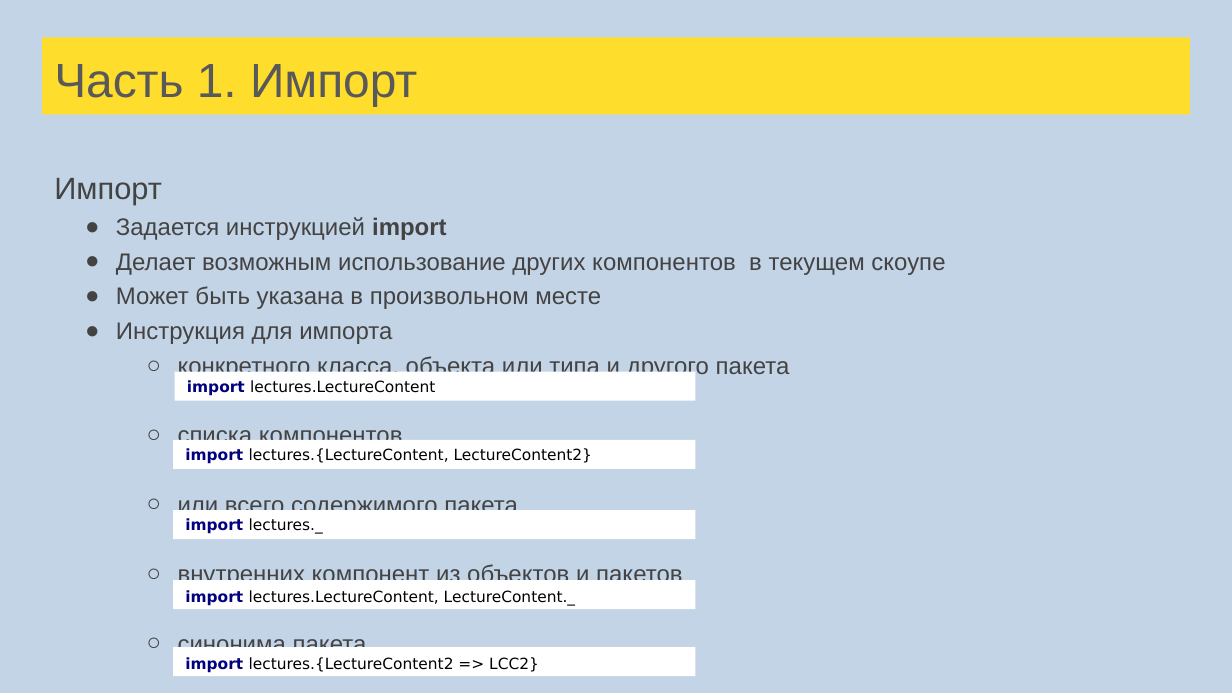
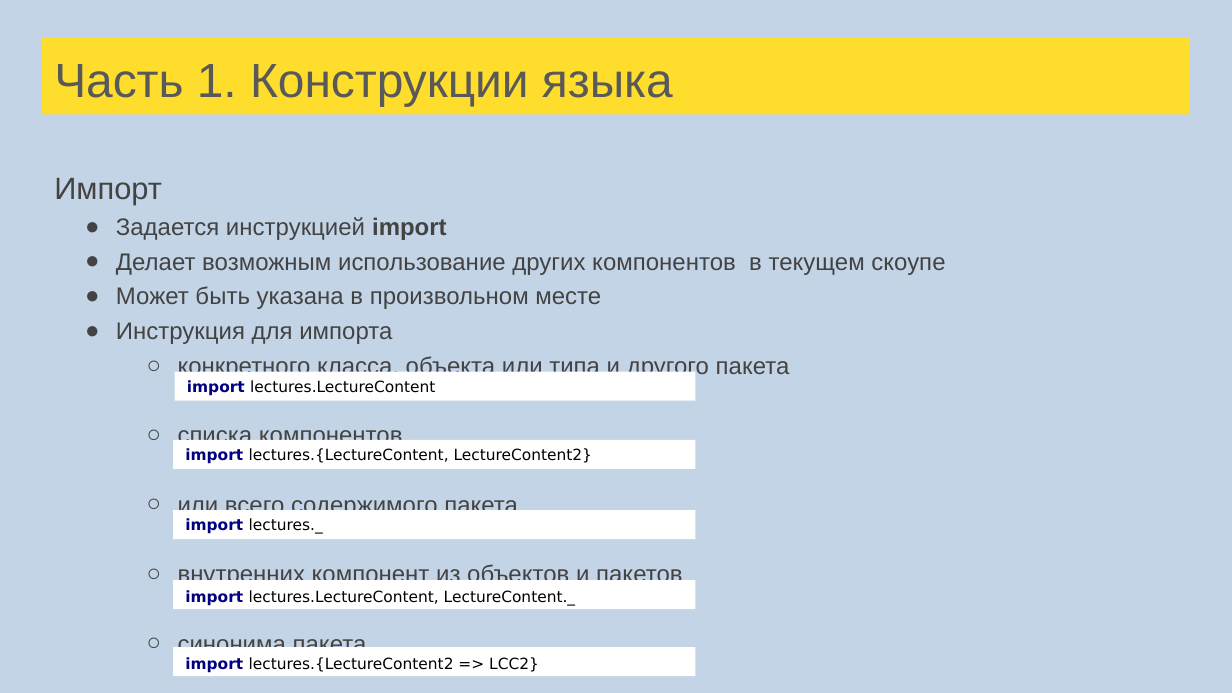
Before and after one commit to tralfamadore/ScalaLectures, a slide deck: slide 20 of src/main/resources/Лекции Scala для FinTech.pptx. Drawn at 1232x693 pixels with LibreOffice and Linux fonts; fonts in the diff are those of the drawing. Boxes give left, top, right and bottom in pixels: in the first picture for what was removed or moved away, otherwise in the second. Text is boxed around its words. In the diff, an @@ line names an element or a change of style, - is before the commit and + after.

```diff
--- a/src/main/resources/Лекции Scala для FinTech.pptx
+++ b/src/main/resources/Лекции Scala для FinTech.pptx
@@ title at (54, 64, 673, 106): text changed @@
-Часть 1. Импорт
+Часть 1. Конструкции языка
```
Also in this commit, not shown: 1 other slide changed, 4 slides added, 3 other files.
